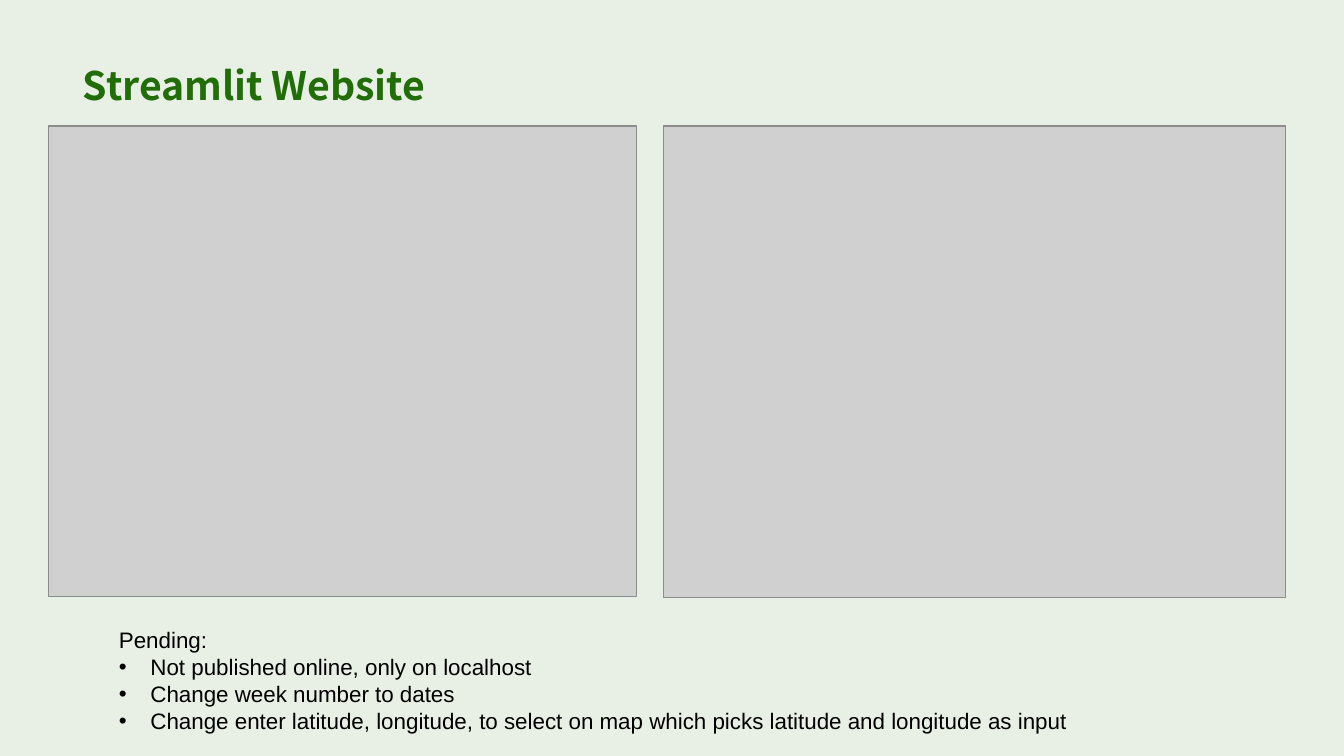
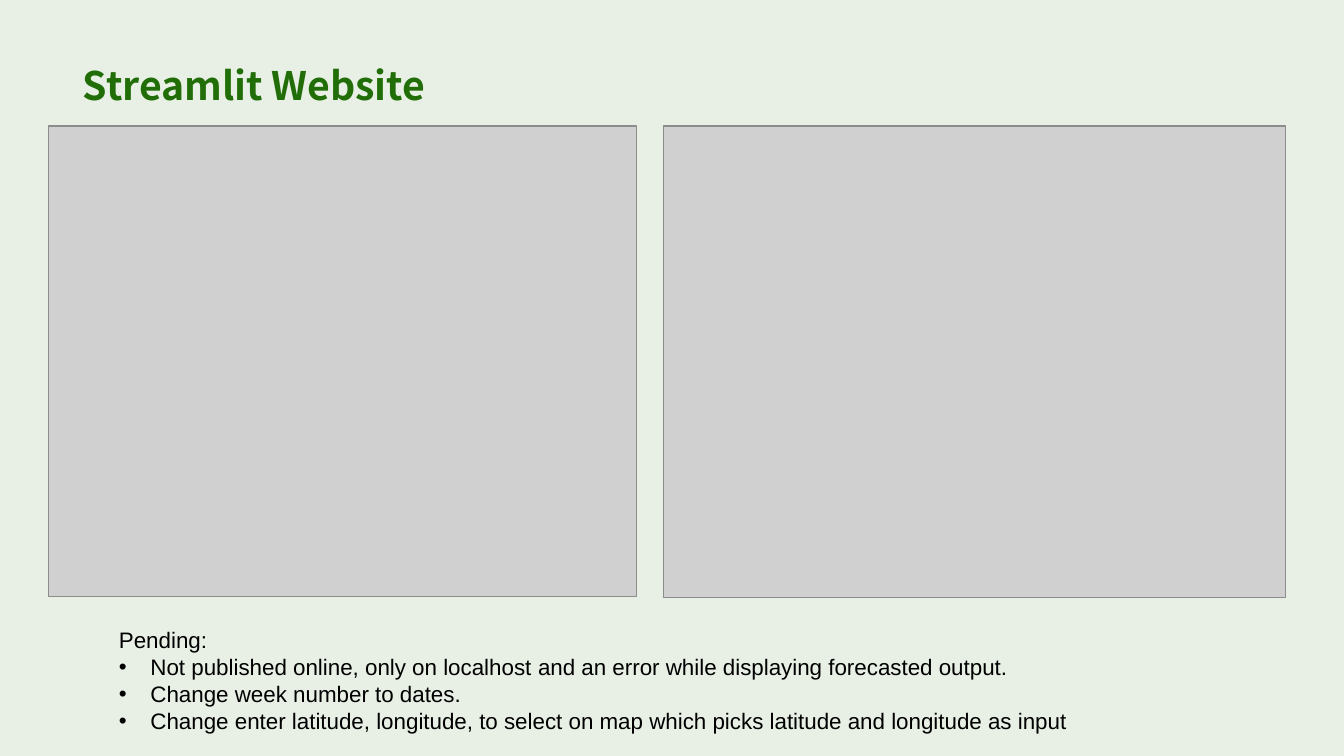
Before and after one commit to adithi21/NASA_Hackathon_2024_Meteoric_Minds, a slide deck: slide 9 of ppt_more_slides.pptx. Drawn at 1344x756 pixels with LibreOffice and Linux fonts; fonts in the diff are those of the drawing; grey boxes stand for pictures. Boxes give left, top, right and bottom in pixels: in the first picture for what was removed or moved away, otherwise in the second. Text is boxed around its words. In the diff, an @@ line names an element or a change of style, - is before the commit and + after.

```diff
--- a/ppt_more_slides.pptx
+++ b/ppt_more_slides.pptx
@@ text at [150,658,1007,707]: text changed @@
-• Not published online, only on localhost
-• Change week number to dates
+• Not published online, only on localhost and an error while displaying forecasted output.
+• Change week number to dates.
```
Also in this commit, not shown: 2 other files.
